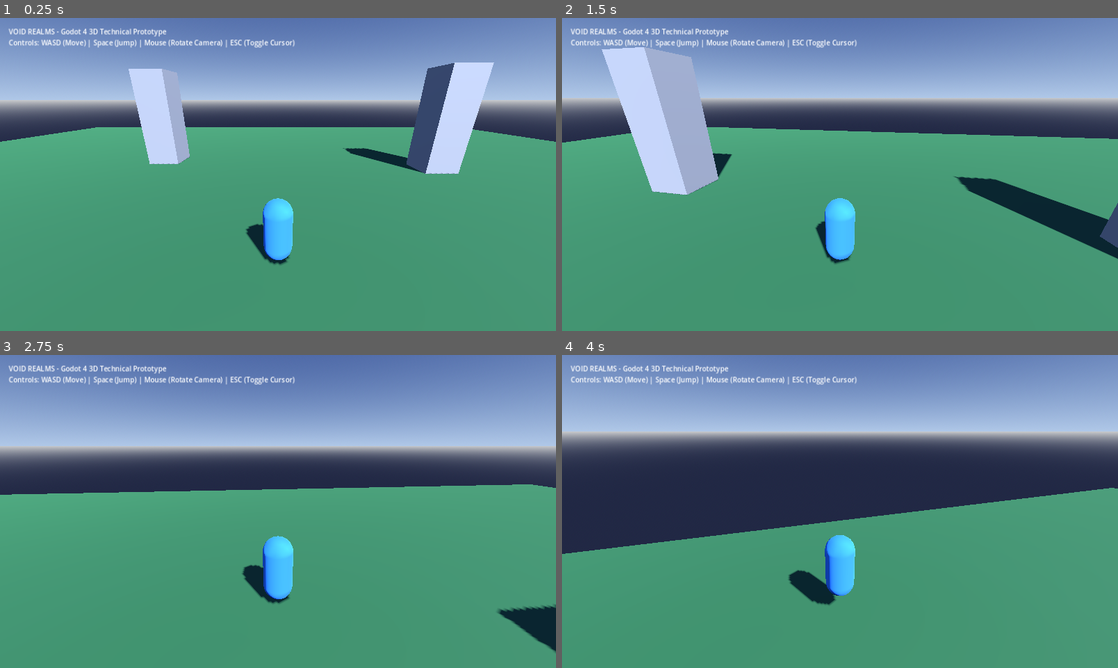
Above: before the commit, frames 1-4 (two rows, left to right).
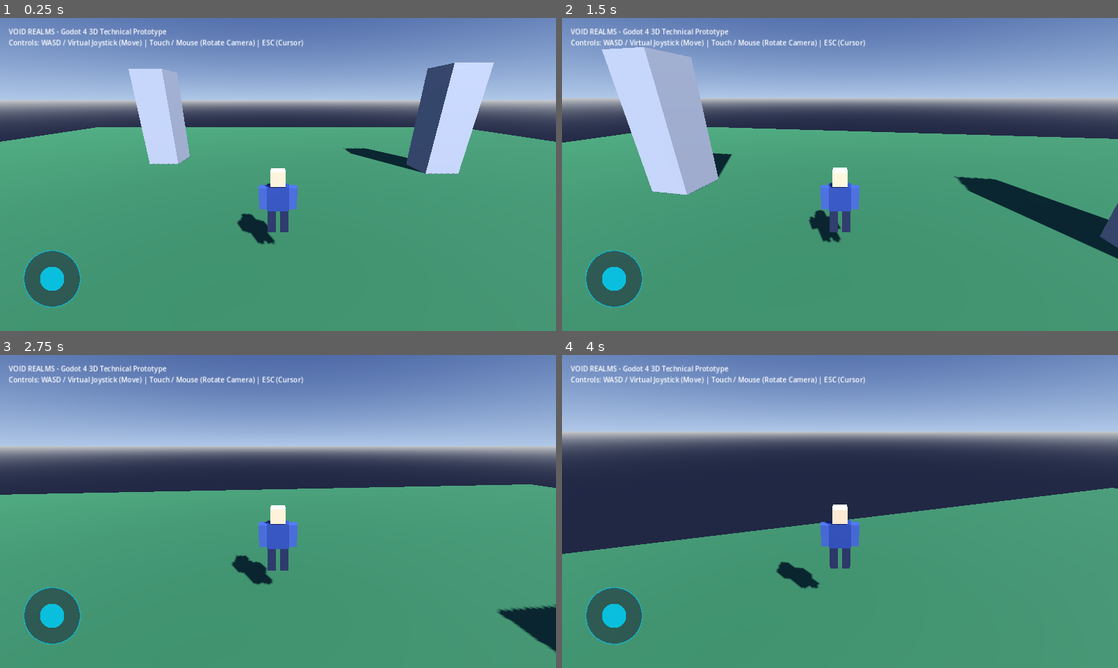
Above: after the commit, the same moments.

Repository: salihakilicer6-prog/Void-realms
Game: Godot game, scene res://scenes/Main3D.tscn
Two runs of this game, one before a commit and one after it. Both use one fixed random seed, a clock stepped at 60 frames per second and the inputs below.
Inputs (mouse positions are in pixels of both pictures, inside the frame that each line leads up to):
- Up to frame 1 (0.25 s): no input
- Up to frame 2 (1.5 s): tap Enter (ui_accept) at 0.5 s; move the mouse to (867, 174) at 0.52 s; hold W (move_forward) from 0.53 s (still down); click (867, 174) at 0.67 s; tap Space (jump) at 0.77 s; move the mouse to (812, 174) at 1.27 s; click (812, 174) at 1.42 s
- Up to frame 3 (2.75 s): keep holding W (move_forward); tap Space (jump) at 1.52 s; move the mouse to (289, 505) at 2.02 s; click (289, 505) at 2.17 s
- Up to frame 4 (4 s): keep holding W (move_forward); move the mouse to (834, 517) at 2.77 s; click (834, 517) at 2.92 s; tap Space (jump) at 3.02, 3.77 s; move the mouse to (878, 514) at 3.52 s; click (878, 514) at 3.67 s

The runs differ from the first frame. In frame 1, 3.8% of the frame differs, in the area x 4-55%, y 6-93%; in frame 2, 3.7%; in frame 3, 3.9%; in frame 4, 3.9%.

Commit message:
feat: add blocky player model and touch virtual joystick for Godot 3D prototype
Co-authored-by: salihakilicer6-prog <240379350+salihakilicer6-prog@users.noreply.github.com>

Diff:
--- a/godot_client/scenes/Main3D.tscn
+++ b/godot_client/scenes/Main3D.tscn
@@ -1,6 +1,7 @@
 [gd_scene load_steps=12 format=3 uid="uid://c3d_proto_001"]
 
 [ext_resource type="Script" path="res://scripts/character/Player3DController.gd" id="1_player_script"]
+[ext_resource type="Script" path="res://scripts/ui/VirtualJoystick.gd" id="2_joystick_script"]
 
 [sub_resource type="ProceduralSkyMaterial" id="ProceduralSkyMaterial_sky"]
 sky_top_color = Color(0.18, 0.25, 0.45, 1)
@@ -27,16 +28,43 @@
 [sub_resource type="BoxShape3D" id="BoxShape3D_ground"]
 size = Vector3(60, 1, 60)
 
-[sub_resource type="CapsuleMesh" id="CapsuleMesh_player"]
+[sub_resource type="CapsuleShape3D" id="CapsuleShape3D_player"]
 radius = 0.4
 height = 1.8
 
-[sub_resource type="StandardMaterial3D" id="StandardMaterial3D_player"]
-albedo_color = Color(0.2, 0.5, 0.9, 1)
+[sub_resource type="BoxMesh" id="BoxMesh_head"]
+size = Vector3(0.36, 0.36, 0.36)
 
-[sub_resource type="CapsuleShape3D" id="CapsuleShape3D_player"]
-radius = 0.4
-height = 1.8
+[sub_resource type="StandardMaterial3D" id="StandardMaterial3D_skin"]
+albedo_color = Color(0.85, 0.65, 0.5, 1)
+
+[sub_resource type="BoxMesh" id="BoxMesh_visor"]
+size = Vector3(0.28, 0.1, 0.08)
+
+[sub_resource type="StandardMaterial3D" id="StandardMaterial3D_visor"]
+albedo_color = Color(0.0, 0.85, 1.0, 1)
+roughness = 0.2
+emission_enabled = true
+emission = Color(0.0, 0.85, 1.0, 1)
+
+[sub_resource type="BoxMesh" id="BoxMesh_torso"]
+size = Vector3(0.55, 0.65, 0.3)
+
+[sub_resource type="StandardMaterial3D" id="StandardMaterial3D_armor"]
+albedo_color = Color(0.18, 0.25, 0.45, 1)
+roughness = 0.4
+
+[sub_resource type="BoxMesh" id="BoxMesh_arm"]
+size = Vector3(0.2, 0.6, 0.2)
+
+[sub_resource type="StandardMaterial3D" id="StandardMaterial3D_arm"]
+albedo_color = Color(0.22, 0.3, 0.5, 1)
+
+[sub_resource type="BoxMesh" id="BoxMesh_leg"]
+size = Vector3(0.22, 0.7, 0.22)
+
+[sub_resource type="StandardMaterial3D" id="StandardMaterial3D_leg"]
+albedo_color = Color(0.12, 0.15, 0.25, 1)
 
 [sub_resource type="BoxMesh" id="BoxMesh_pillar"]
 size = Vector3(2, 6, 2)
@@ -79,9 +107,42 @@
 transform = Transform3D(1, 0, 0, 0, 1, 0, 0, 0, 1, 0, 1, 0)
 script = ExtResource("1_player_script")
 
-[node name="MeshInstance3D" type="MeshInstance3D" parent="Player3D"]
-mesh = SubResource("CapsuleMesh_player")
-surface_material_override/0 = SubResource("StandardMaterial3D_player")
+[node name="BlockyModel" type="Node3D" parent="Player3D"]
+
+[node name="Head" type="MeshInstance3D" parent="Player3D/BlockyModel"]
+transform = Transform3D(1, 0, 0, 0, 1, 0, 0, 0, 1, 0, 1.53, 0)
+mesh = SubResource("BoxMesh_head")
+surface_material_override/0 = SubResource("StandardMaterial3D_skin")
+
+[node name="Visor" type="MeshInstance3D" parent="Player3D/BlockyModel/Head"]
+transform = Transform3D(1, 0, 0, 0, 1, 0, 0, 0, 1, 0, 0.04, -0.16)
+mesh = SubResource("BoxMesh_visor")
+surface_material_override/0 = SubResource("StandardMaterial3D_visor")
+
+[node name="Torso" type="MeshInstance3D" parent="Player3D/BlockyModel"]
+transform = Transform3D(1, 0, 0, 0, 1, 0, 0, 0, 1, 0, 0.98, 0)
+mesh = SubResource("BoxMesh_torso")
+surface_material_override/0 = SubResource("StandardMaterial3D_armor")
+
+[node name="LeftArm" type="MeshInstance3D" parent="Player3D/BlockyModel"]
+transform = Transform3D(1, 0, 0, 0, 1, 0, 0, 0, 1, -0.38, 0.98, 0)
+mesh = SubResource("BoxMesh_arm")
+surface_material_override/0 = SubResource("StandardMaterial3D_arm")
+
+[node name="RightArm" type="MeshInstance3D" parent="Player3D/BlockyModel"]
+transform = Transform3D(1, 0, 0, 0, 1, 0, 0, 0, 1, 0.38, 0.98, 0)
+mesh = SubResource("BoxMesh_arm")
+surface_material_override/0 = SubResource("StandardMaterial3D_arm")
+
+[node name="LeftLeg" type="MeshInstance3D" parent="Player3D/BlockyModel"]
+transform = Transform3D(1, 0, 0, 0, 1, 0, 0, 0, 1, -0.16, 0.35, 0)
+mesh = SubResource("BoxMesh_leg")
+surface_material_override/0 = SubResource("StandardMaterial3D_leg")
+
+[node name="RightLeg" type="MeshInstance3D" parent="Player3D/BlockyModel"]
+transform = Transform3D(1, 0, 0, 0, 1, 0, 0, 0, 1, 0.16, 0.35, 0)
+mesh = SubResource("BoxMesh_leg")
+surface_material_override/0 = SubResource("StandardMaterial3D_leg")
 
 [node name="CollisionShape3D" type="CollisionShape3D" parent="Player3D"]
 shape = SubResource("CapsuleShape3D_player")
@@ -97,7 +158,19 @@
 [node name="InfoLabel" type="Label" parent="UI"]
 offset_left = 20.0
 offset_top = 20.0
-offset_right = 450.0
+offset_right = 550.0
 offset_bottom = 100.0
 text = "VOID REALMS - Godot 4 3D Technical Prototype
-Controls: WASD (Move) | Space (Jump) | Mouse (Rotate Camera) | ESC (Toggle Cursor)"
+Controls: WASD / Virtual Joystick (Move) | Touch / Mouse (Rotate Camera) | ESC (Cursor)"
+
+[node name="VirtualJoystick" type="Control" parent="UI"]
+layout_mode = 3
+anchors_preset = 2
+anchor_top = 1.0
+anchor_bottom = 1.0
+offset_left = 40.0
+offset_top = -200.0
+offset_right = 200.0
+offset_bottom = -40.0
+grow_vertical = 0
+script = ExtResource("2_joystick_script")
--- a/godot_client/scripts/character/Player3DController.gd
+++ b/godot_client/scripts/character/Player3DController.gd
@@ -1,5 +1,5 @@
 # Godot 4 3D Character Controller for Technical Prototype (VOID REALMS)
-# Handles WASD keyboard movement, 3rd person mouse camera control, and Android touch support.
+# Handles WASD keyboard movement, 3rd person mouse camera control, and Android touch virtual joystick.
 
 extends CharacterBody3D
 class_name Player3DController
@@ -11,10 +11,10 @@
 var gravity: float = ProjectSettings.get_setting("physics/3d/default_gravity", 9.8)
 
 @onready var spring_arm: SpringArm3D = $SpringArm3D
-@onready var mesh_instance: MeshInstance3D = $MeshInstance3D
+@onready var blocky_model: Node3D = get_node_or_null("BlockyModel")
+@onready var virtual_joystick: VirtualJoystick = get_node_or_null("../UI/VirtualJoystick")
 
 var touch_drag_vector := Vector2.ZERO
-var is_touch_active := false
 
 func _ready() -> void:
 	Input.set_mouse_mode(Input.MOUSE_MODE_CAPTURED)
@@ -33,7 +33,7 @@
 		else:
 			Input.set_mouse_mode(Input.MOUSE_MODE_CAPTURED)
 
-	# Android Touch Camera Orbit Support
+	# Android Touch Camera Orbit Support (for drags outside virtual joystick)
 	if event is InputEventScreenDrag:
 		rotate_y(-event.relative.x * mouse_sensitivity * 1.5)
 		if spring_arm:
@@ -47,8 +47,8 @@
 	if Input.is_action_just_pressed("jump") and is_on_floor():
 		velocity.y = jump_velocity
 
-	# Get WASD or Touch Input
-	var input_dir = Vector2.ZERO
+	# Get WASD Keyboard Input
+	var input_dir := Vector2.ZERO
 	if Input.is_action_pressed("move_forward"):
 		input_dir.y -= 1.0
 	if Input.is_action_pressed("move_backward"):
@@ -58,14 +58,18 @@
 	if Input.is_action_pressed("move_right"):
 		input_dir.x += 1.0
 
+	# Get Touch / Virtual Joystick Input
+	if virtual_joystick and virtual_joystick.get_output() != Vector2.ZERO:
+		input_dir += virtual_joystick.get_output()
+
 	if touch_drag_vector != Vector2.ZERO:
-		input_dir = touch_drag_vector
+		input_dir += touch_drag_vector
 
-	input_dir = input_dir.normalized()
+	input_dir = input_dir.limit_length(1.0)
 
 	var direction = (transform.basis * Vector3(input_dir.x, 0, input_dir.y)).normalized()
 
-	if direction:
+	if direction != Vector3.ZERO:
 		velocity.x = direction.x * speed
 		velocity.z = direction.z * speed
 	else:
--- /dev/null
+++ b/godot_client/scripts/ui/VirtualJoystick.gd
@@ -0,0 +1,101 @@
+# Virtual Joystick for Touch / Android & Desktop testing
+# Godot 4 3D Prototype (VOID REALMS)
+
+extends Control
+class_name VirtualJoystick
+
+@export var base_radius: float = 65.0
+@export var knob_radius: float = 28.0
+@export var max_distance: float = 55.0
+
+# Base & Knob Colors
+@export var base_color: Color = Color(0.1, 0.12, 0.2, 0.5)
+@export var base_outline_color: Color = Color(0.0, 0.8, 1.0, 0.7)
+@export var knob_color: Color = Color(0.0, 0.85, 1.0, 0.8)
+
+var output_vector: Vector2 = Vector2.ZERO
+var knob_position: Vector2 = Vector2.ZERO
+var touch_index: int = -1
+var is_active: bool = false
+
+func _ready() -> void:
+	# Ensure the control receives input and stays visible
+	visible = true
+	queue_redraw()
+
+func _draw() -> void:
+	var center = size * 0.5
+	# Draw Joystick Base
+	draw_circle(center, base_radius, base_color)
+	draw_arc(center, base_radius, 0, TAU, 32, base_outline_color, 2.0)
+
+	# Draw Joystick Knob
+	draw_circle(center + knob_position, knob_radius, knob_color)
+
+func _gui_input(event: InputEvent) -> void:
+	if event is InputEventScreenTouch:
+		if event.pressed and touch_index == -1:
+			touch_index = event.index
+			_update_knob_from_local_pos(event.position)
+			accept_event()
+		elif not event.pressed and event.index == touch_index:
+			_reset_joystick()
+			accept_event()
+
+	elif event is InputEventScreenDrag and event.index == touch_index:
+		_update_knob_from_local_pos(event.position)
+		accept_event()
+
+	elif event is InputEventMouseButton:
+		if event.button_index == MOUSE_BUTTON_LEFT:
+			if event.pressed and touch_index == -1:
+				touch_index = 999
+				_update_knob_from_local_pos(event.position)
+				accept_event()
+			elif not event.pressed and touch_index == 999:
+				_reset_joystick()
+				accept_event()
+
+	elif event is InputEventMouseMotion and touch_index == 999:
+		_update_knob_from_local_pos(event.position)
+		accept_event()
+
+func _input(event: InputEvent) -> void:
+	# Global input fallback to handle touches/drags that move outside control bounds
+	if touch_index != -1 and touch_index != 999:
+		if event is InputEventScreenDrag and event.index == touch_index:
+			var local_pos = get_global_transform().affine_inverse() * event.position
+			_update_knob_from_local_pos(local_pos)
+			get_viewport().set_input_as_handled()
+		elif event is InputEventScreenTouch and not event.pressed and event.index == touch_index:
+			_reset_joystick()
+			get_viewport().set_input_as_handled()
+
+	elif touch_index == 999:
+		if event is InputEventMouseMotion:
+			var local_pos = get_global_transform().affine_inverse() * event.position
+			_update_knob_from_local_pos(local_pos)
+		elif event is InputEventMouseButton and event.button_index == MOUSE_BUTTON_LEFT and not event.pressed:
+			_reset_joystick()
+
+func _update_knob_from_local_pos(local_pos: Vector2) -> void:
+	var center = size * 0.5
+	var offset = local_pos - center
+	if offset.length() > max_distance:
+		knob_position = offset.normalized() * max_distance
+	else:
+		knob_position = offset
+
+	output_vector = knob_position / max_distance
+	is_active = true
+	queue_redraw()
+
+func _reset_joystick() -> void:
+	touch_index = -1
+	knob_position = Vector2.ZERO
+	output_vector = Vector2.ZERO
+	is_active = false
+	queue_redraw()
+
+func get_output() -> Vector2:
+	return output_vector
